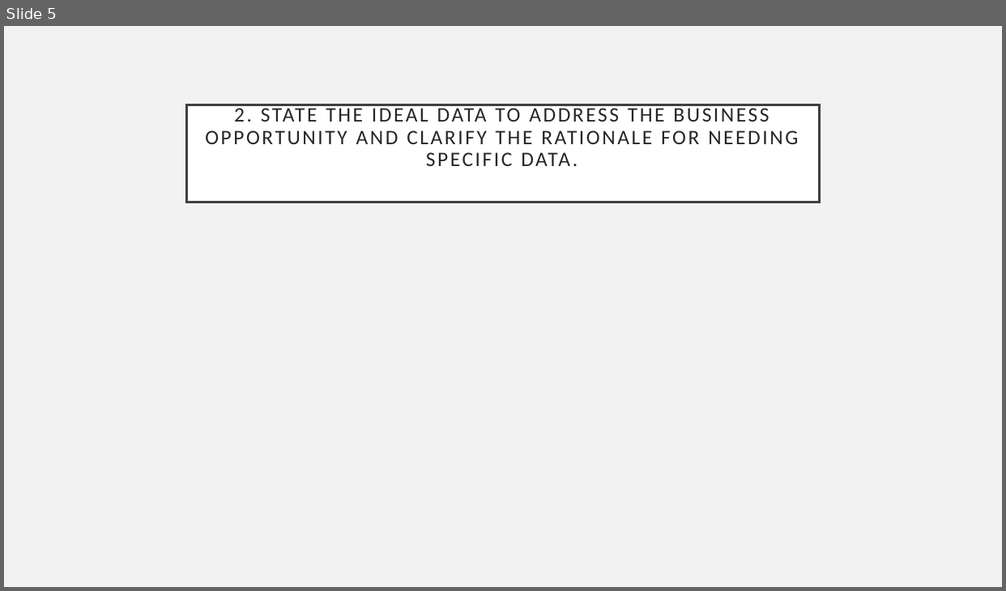
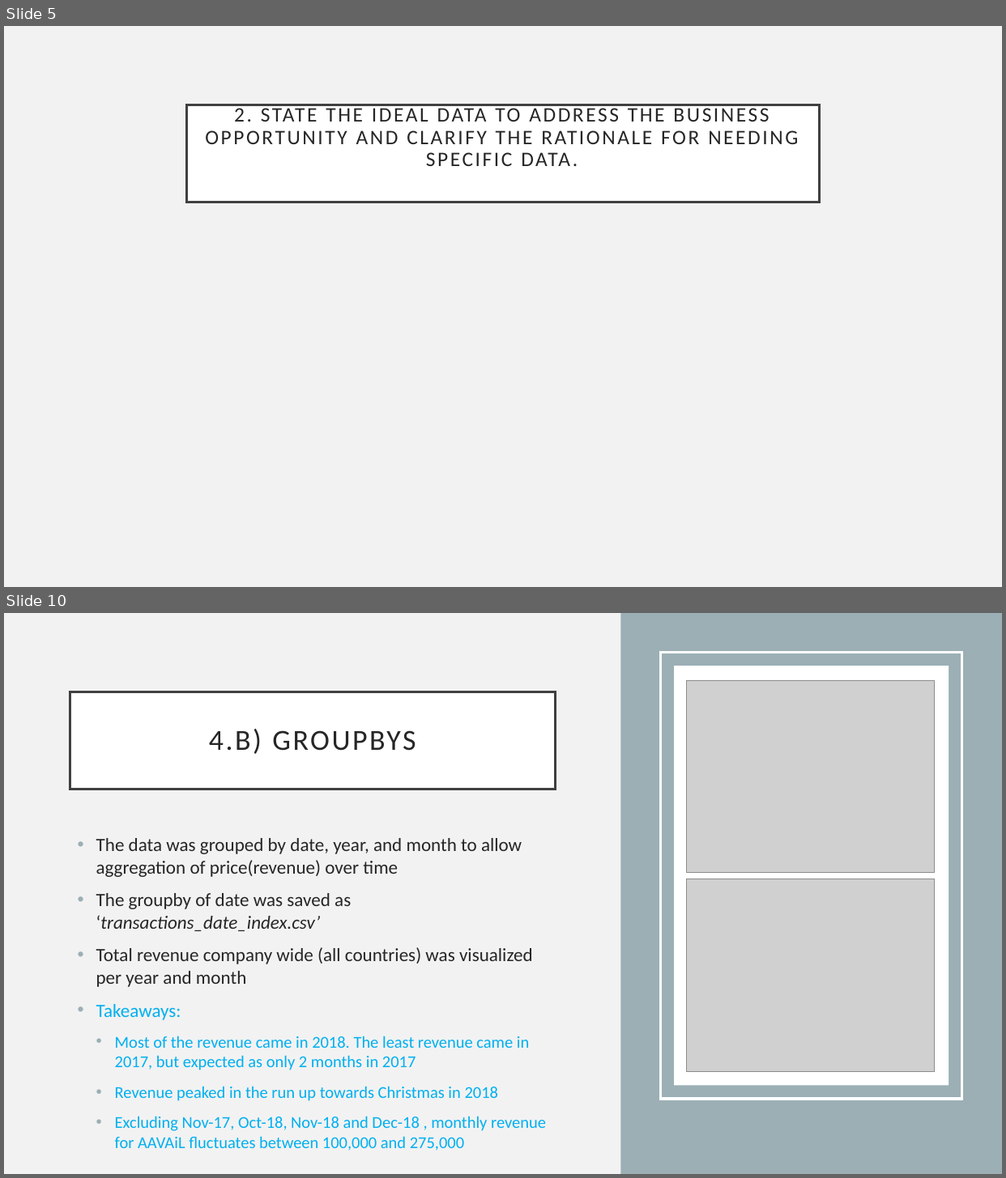
Before and after one commit to richardcure/capstone, a slide deck: Part 1 Data Investigation/AAVAiL Revenue Prediction - Data Investigation Summary.pptx. Shown one above the other, each under a label of ours: slide 5 before the commit, slides 5 and 10 after it; the slides between them are not shown. The pictures are 1006x591 and 1006x1178 pixels, drawn with LibreOffice and Linux fonts; fonts in the diff are those of the drawing; grey boxes stand for pictures. Boxes give left, top, right and bottom in pixels: in the first picture for what was removed or moved away, otherwise in the second. Text is boxed around its words. In the diff, an @@ line names an element or a change of style, - is before the commit and + after.

```diff
--- a/Part 1 Data Investigation/AAVAiL Revenue Prediction - Data Investigation Summary.pptx
+++ b/Part 1 Data Investigation/AAVAiL Revenue Prediction - Data Investigation Summary.pptx
@@ slide 10 added at (4,613,1002,1174), background #F2F2F2 @@
@@ rectangle added at (621,613,1002,1174), fill #9BAFB5 @@
@@ rectangle added at (661,652,962,1099), outline #FFFFFF 2.5 pt @@
@@ rectangle added at (674,666,948,1085), fill #FFFFFF @@
@@ picture added at (687,680,935,873) @@
@@ title added at (70,692,555,789), fill #FFFFFF, outline #404040 2.5 pt, 28 pt, text #262626 @@
+4.B) GROUPBYS
@@ text added at (96,838,546,1151), 16 pt, text #00B0F0 @@
+• The data was grouped by date, year, and month to allow aggregation of price(revenue) over time
+• The groupby of date was saved as ‘transactions_date_index.csv’
+• Total revenue company wide (all countries) was visualized per year and month
+• Takeaways:
+  • Most of the revenue came in 2018. The least revenue came in 2017, but expected as only 2 months in 2017
+  • Revenue peaked in the run up towards Christmas in 2018
+  • Excluding Nov-17, Oct-18, Nov-18 and Dec-18 , monthly revenue for AAVAiL fluctuates between 100,000 and 275,000
@@ picture added at (687,879,935,1072) @@
```
Also in this commit, not shown: 2 slides changed, 7 other slides added, 1 slide removed, 12 other files.
